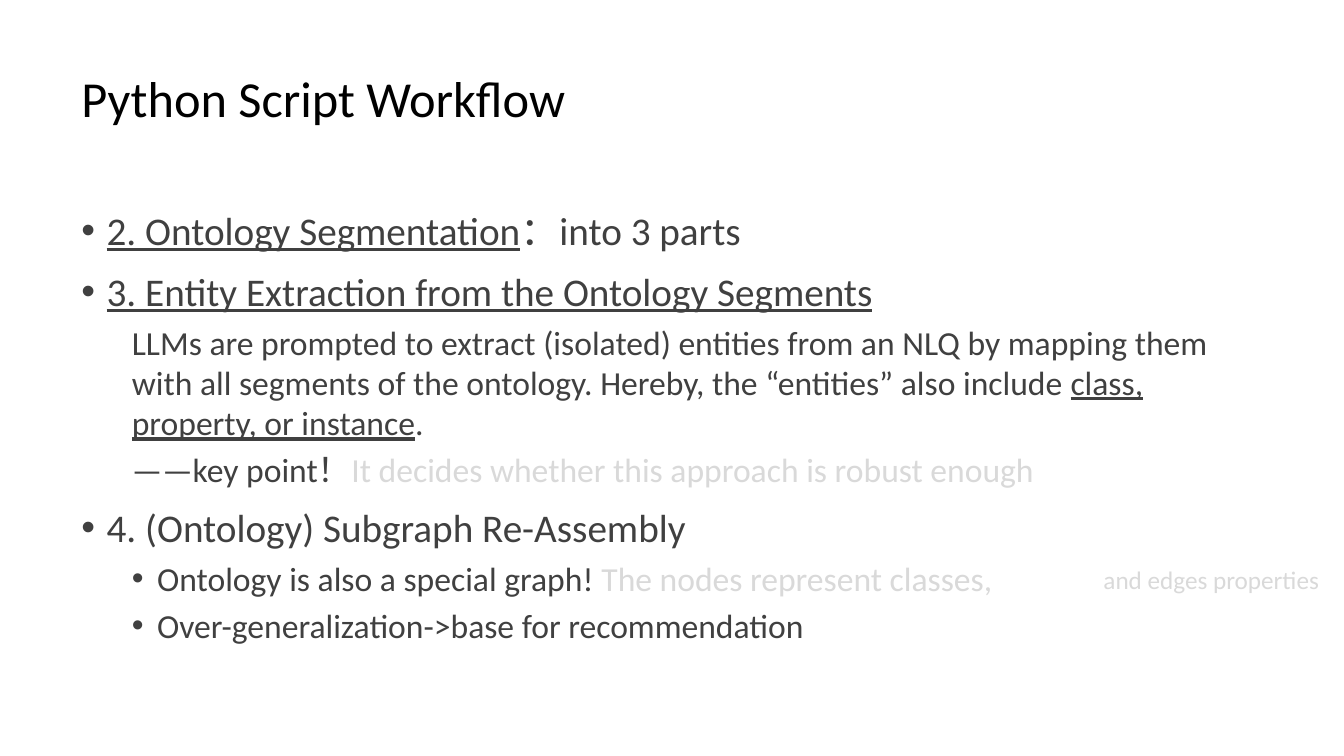
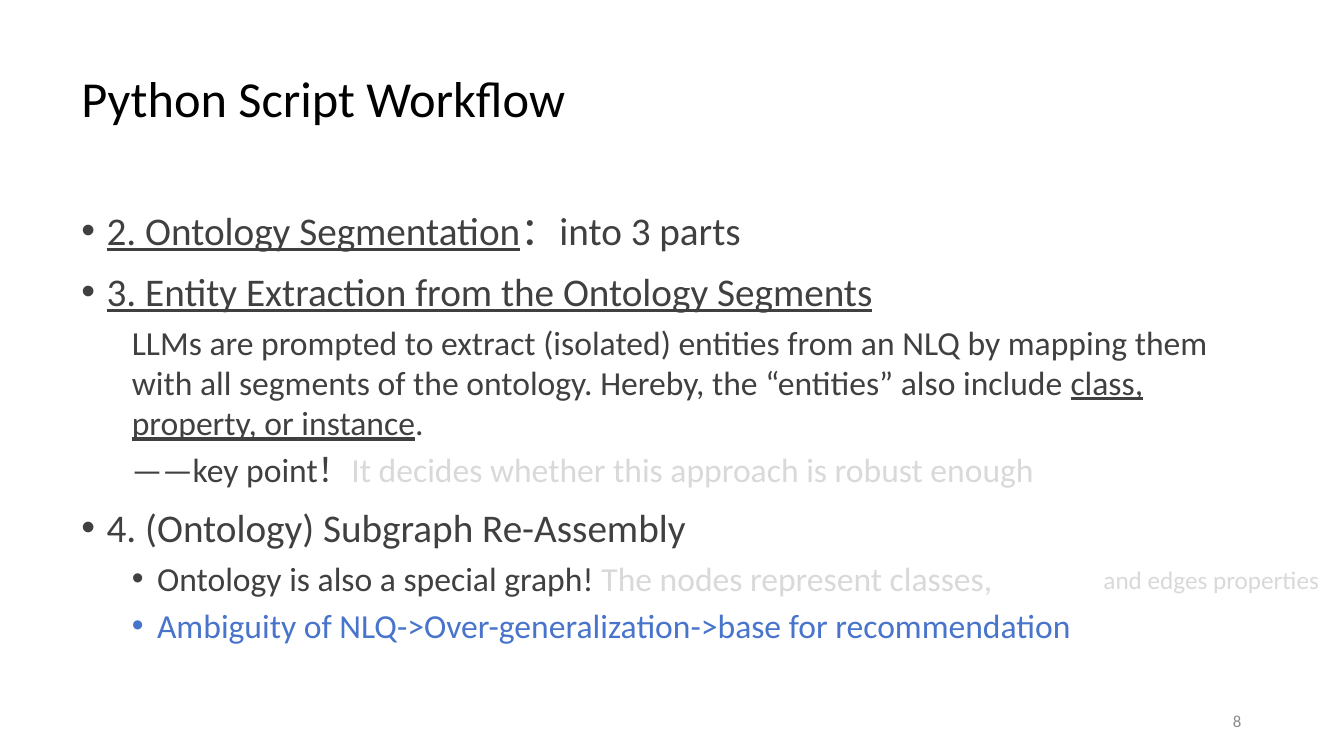
Before and after one commit to DDMAL/linkedmusic-queries, a slide deck: slide 8 of handOver_generalReviewOf_LinkedMusicQueries2024-2025.pptx. Drawn at 1344x756 pixels with LibreOffice and Linux fonts; fonts in the diff are those of the drawing. Boxes give left, top, right and bottom in pixels: in the first picture for what was removed or moved away, otherwise in the second. Text is boxed around its words. In the diff, an @@ line names an element or a change of style, - is before the commit and + after.

```diff
--- a/handOver_generalReviewOf_LinkedMusicQueries2024-2025.pptx
+++ b/handOver_generalReviewOf_LinkedMusicQueries2024-2025.pptx
@@ text at (x1=157, y1=614, x2=1070, y2=644): text changed; text colour #404040 to #4874CB @@
-  • Over-generalization->base for recommendation
+  • Ambiguity of NLQ->Over-generalization->base for recommendation
@@ page number added at (x1=1233, y1=715, x2=1241, y2=727), 12 pt, text #8C8C8C @@
+8
```
Also in this commit, not shown: 13 other slides changed, 3 slides added, 2 other files.
